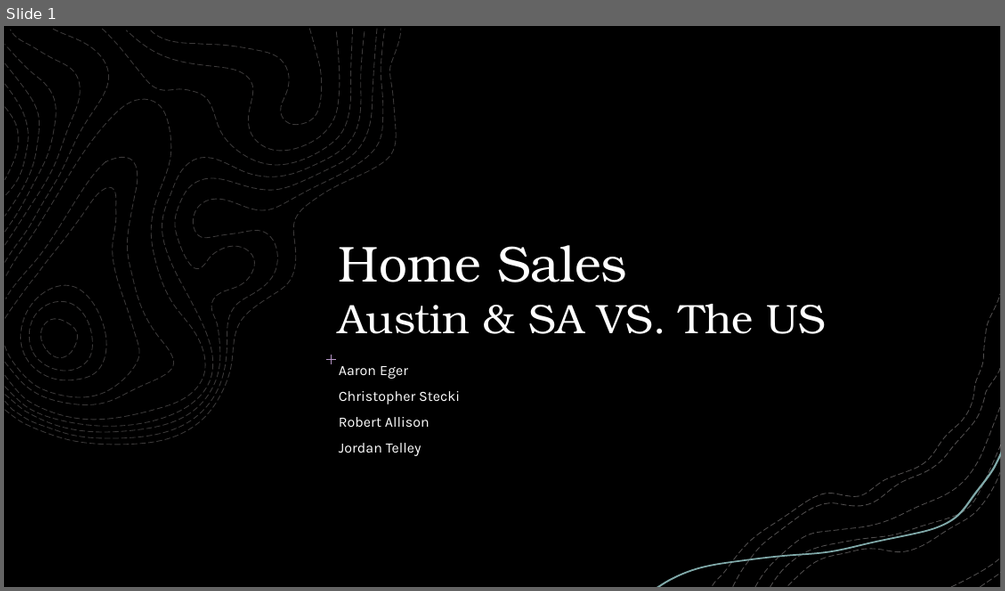
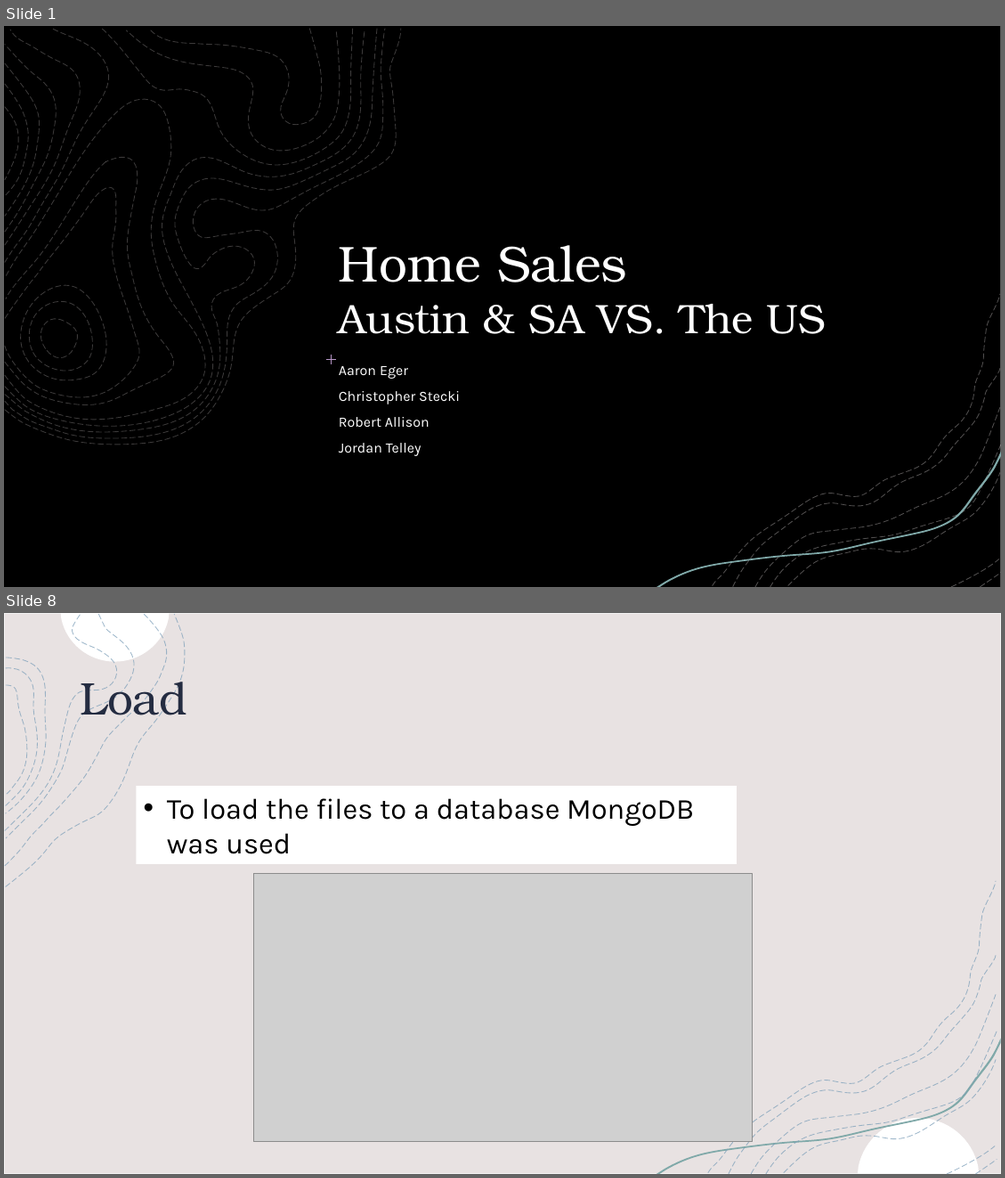
Before and after one commit to jtell32/Project-2, a slide deck: Project 2 (Group 4).pptx. Shown one above the other, each under a label of ours: slide 1 before the commit, slides 1 and 8 after it; the slides between them are not shown. The pictures are 1005x591 and 1005x1178 pixels, drawn with LibreOffice and Linux fonts; fonts in the diff are those of the drawing; grey boxes stand for pictures; background and template pictures are left out; a plain dark background stands for a picture behind light text. Boxes give left, top, right and bottom in pixels: in the first picture for what was removed or moved away, otherwise in the second. Text is boxed around its words. In the diff, an @@ line names an element or a change of style, - is before the commit and + after.

```diff
--- a/Project 2 (Group 4).pptx
+++ b/Project 2 (Group 4).pptx
@@ slide 8 added at (4, 613, 1001, 1174), background picture (left out); not listed: 11 template elements that a slide beside it also shows @@
@@ rectangle added at (4, 613, 1001, 1174), fill #E8E2E2, outline #F2F2F2 1 pt @@
@@ group added at (6, 615, 185, 887): 4 freeform shapes @@
@@ title added at (80, 672, 187, 726), 44 pt, text #242C41 @@
+Load
@@ rectangle added at (137, 786, 736, 863), fill #FFFFFF, 28 pt, text #000000 @@
+• To load the files to a database MongoDB was used
@@ picture added at (253, 874, 752, 1142) @@
@@ freeform shape added at (708, 881, 996, 1172), outline #7FA1BA 0.75 pt dashed @@
@@ freeform shape added at (784, 1060, 995, 1172), outline #7FA1BA 0.75 pt dashed @@
```
Also in this commit, not shown: 3 slides changed, 2 other slides added, 3 slides removed, 1 other file.
